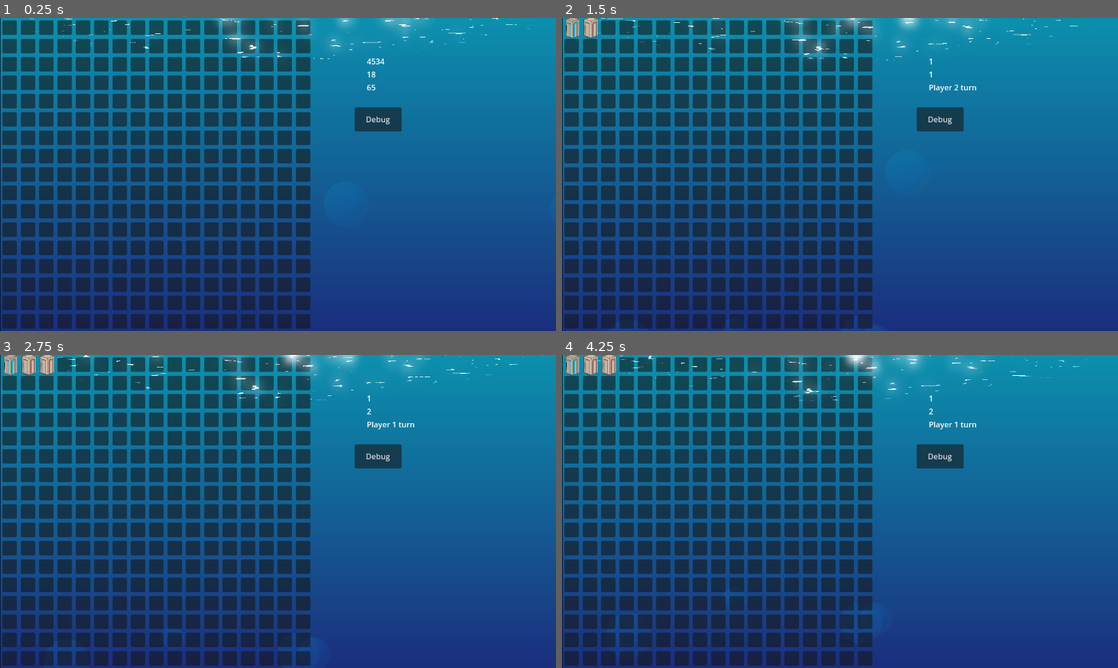
Above: before the commit, frames 1-4 (two rows, left to right).
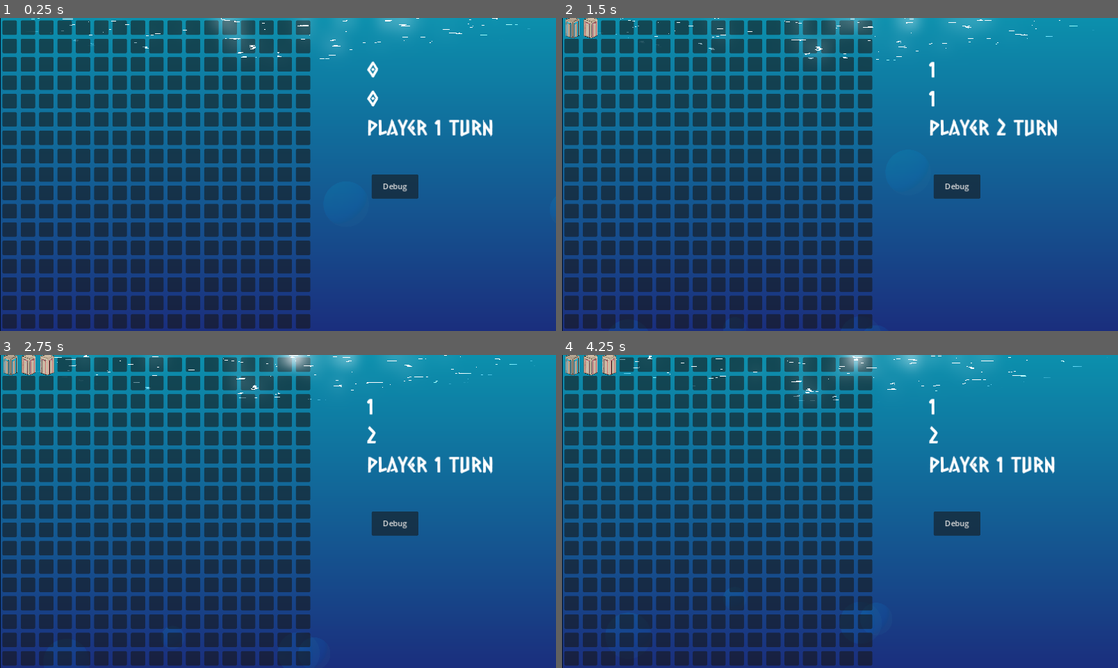
Above: after the commit, the same moments.

Repository: BeadsInCheese/CellularBubbleState
Game: Godot game, scene res://MainGame.tscn
The game is run twice, just before and just after one commit, with the same random seed, the same clock (stepped at 60 frames per second) and the same inputs.
Inputs (mouse positions are in pixels of both pictures, inside the frame that each line leads up to):
- Up to frame 1 (0.25 s): no input
- Up to frame 2 (1.5 s): click (573, 27) at 0.52 s; click (589, 27) at 1.27 s
- Up to frame 3 (2.75 s): click (44, 364) at 2.02 s
- Up to frame 4 (4.25 s): move the mouse to (962, 495) at 2.77 s; click (962, 495) at 2.92 s; move the mouse to (728, 527) at 3.52 s; click (728, 527) at 3.67 s

The runs differ from the first frame. In frame 1, 2.3% of the frame differs, in the area x 0-96%, y 0-58%; in frame 2, 2.6%; in frame 3, 2.7%; in frame 4, 2.7%, in the area x 0-95%, y 0-58%.

Commit message:
updated project setting to reduce aliasing

Diff:
--- /dev/null
+++ b/gamejam2025/FontArtistic.tres
@@ -0,0 +1,8 @@
+[gd_resource type="Theme" load_steps=2 format=3 uid="uid://bgqmjm172gald"]
+
+[ext_resource type="FontFile" uid="uid://d15qcr4gpooi3" path="res://CaesarDressing-Regular.ttf" id="1_fvrtm"]
+
+[resource]
+default_base_scale = 1.0
+default_font = ExtResource("1_fvrtm")
+default_font_size = 45
--- a/gamejam2025/MainGame.tscn
+++ b/gamejam2025/MainGame.tscn
@@ -118,10 +118,10 @@
 
 [node name="Button" type="Button" parent="."]
 top_level = true
-offset_left = 735.0
-offset_top = 185.0
-offset_right = 832.0
-offset_bottom = 235.0
+offset_left = 770.0
+offset_top = 324.0
+offset_right = 867.0
+offset_bottom = 374.0
 text = "Debug"
 
 [node name="Sidebar" parent="." instance=ExtResource("3_xlshu")]
--- a/gamejam2025/project.godot
+++ b/gamejam2025/project.godot
@@ -17,9 +17,10 @@
 
 [display]
 
-window/stretch/mode="viewport"
+window/stretch/mode="canvas_items"
 
 [rendering]
 
 viewport/transparent_background=true
 viewport/hdr_2d=true
+anti_aliasing/quality/screen_space_aa=1
--- a/gamejam2025/sidebar.tscn
+++ b/gamejam2025/sidebar.tscn
@@ -1,6 +1,7 @@
-[gd_scene load_steps=2 format=3 uid="uid://cdp1ptkk1qkda"]
+[gd_scene load_steps=3 format=3 uid="uid://cdp1ptkk1qkda"]
 
 [ext_resource type="Script" path="res://GUI.gd" id="1_50b85"]
+[ext_resource type="Theme" uid="uid://bgqmjm172gald" path="res://FontArtistic.tres" id="2_7aq0k"]
 
 [node name="Sidebar" type="VBoxContainer"]
 custom_minimum_size = Vector2(100, 100)
@@ -11,15 +12,19 @@
 
 [node name="Score_player1" type="RichTextLabel" parent="."]
 layout_mode = 2
-text = "4534"
+theme = ExtResource("2_7aq0k")
+text = "0"
 fit_content = true
 
 [node name="Score_player2" type="RichTextLabel" parent="."]
 layout_mode = 2
-text = "18"
+theme = ExtResource("2_7aq0k")
+text = "0"
 fit_content = true
 
 [node name="TurnValue" type="RichTextLabel" parent="."]
 layout_mode = 2
-text = "65"
+theme = ExtResource("2_7aq0k")
+text = "Player 1 turn"
 fit_content = true
+autowrap_mode = 0
Binary file added: gamejam2025/CaesarDressing-Regular.ttf
Not shown, added: gamejam2025/CaesarDressing-Regular.ttf.import
